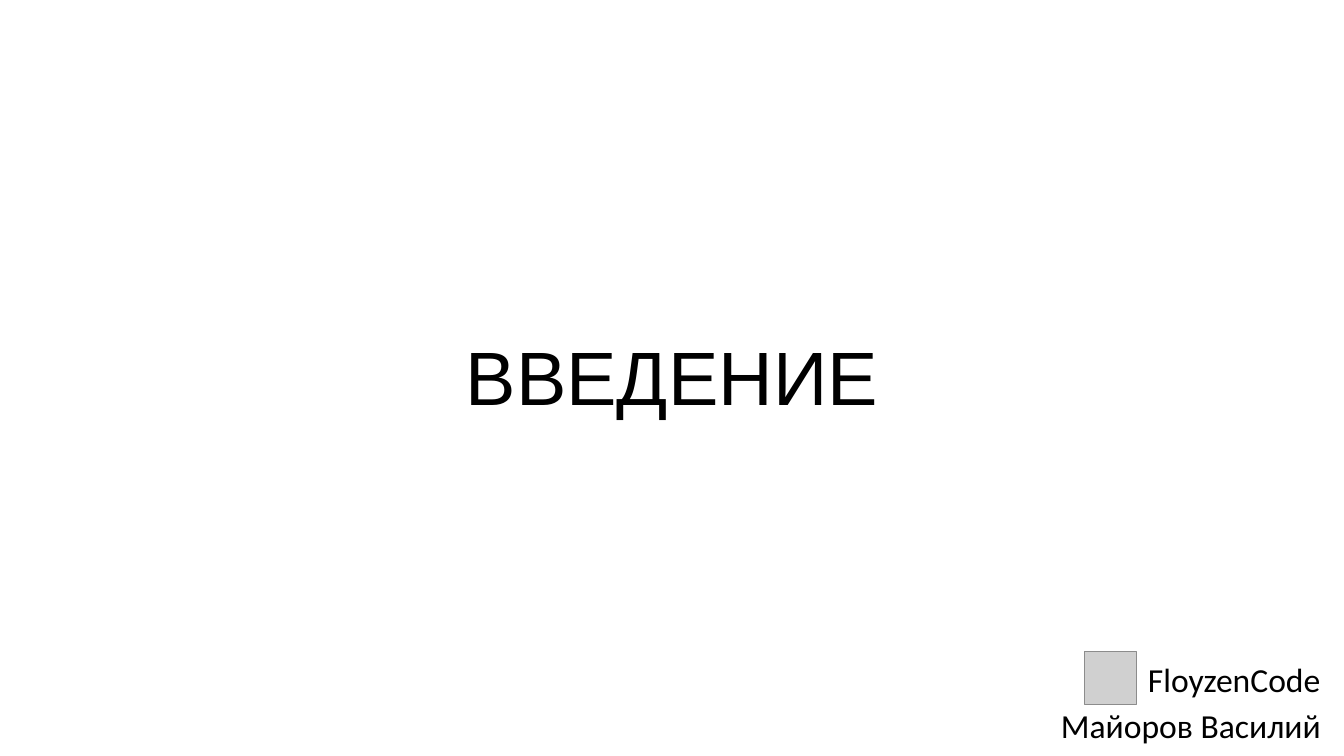
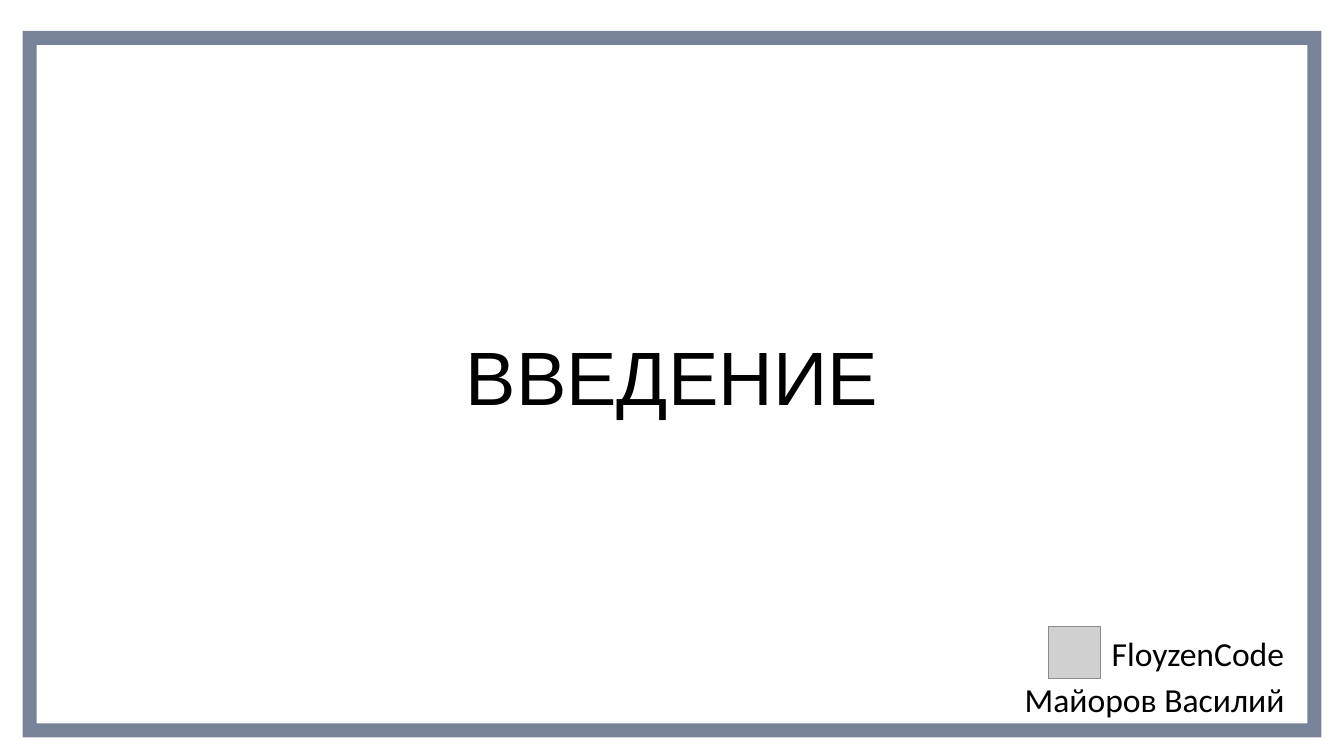
Before and after one commit to FloyzenCode/cpp-lectures, a slide deck: slide 1 of lecture1/lecture1.pptx. Drawn at 1344x756 pixels with LibreOffice and Linux fonts; fonts in the diff are those of the drawing; grey boxes stand for pictures. Boxes give left, top, right and bottom in pixels: in the first picture for what was removed or moved away, otherwise in the second. Text is boxed around its words. In the diff, an @@ line names an element or a change of style, - is before the commit and + after.

```diff
--- a/lecture1/lecture1.pptx
+++ b/lecture1/lecture1.pptx
@@ rectangle added at box(29, 38, 1315, 731), outline #1E3256 10 pt @@
@@ 1 picture, 1 text, 1 subtitle: place and size @@
-1 picture, 1 text, 1 subtitle at box(1061, 652, 1321, 744)
+1 picture, 1 text, 1 subtitle at box(1025, 626, 1284, 718)
```
Also in this commit, not shown: 50 slides added, 1 slide removed, 14 other files.
